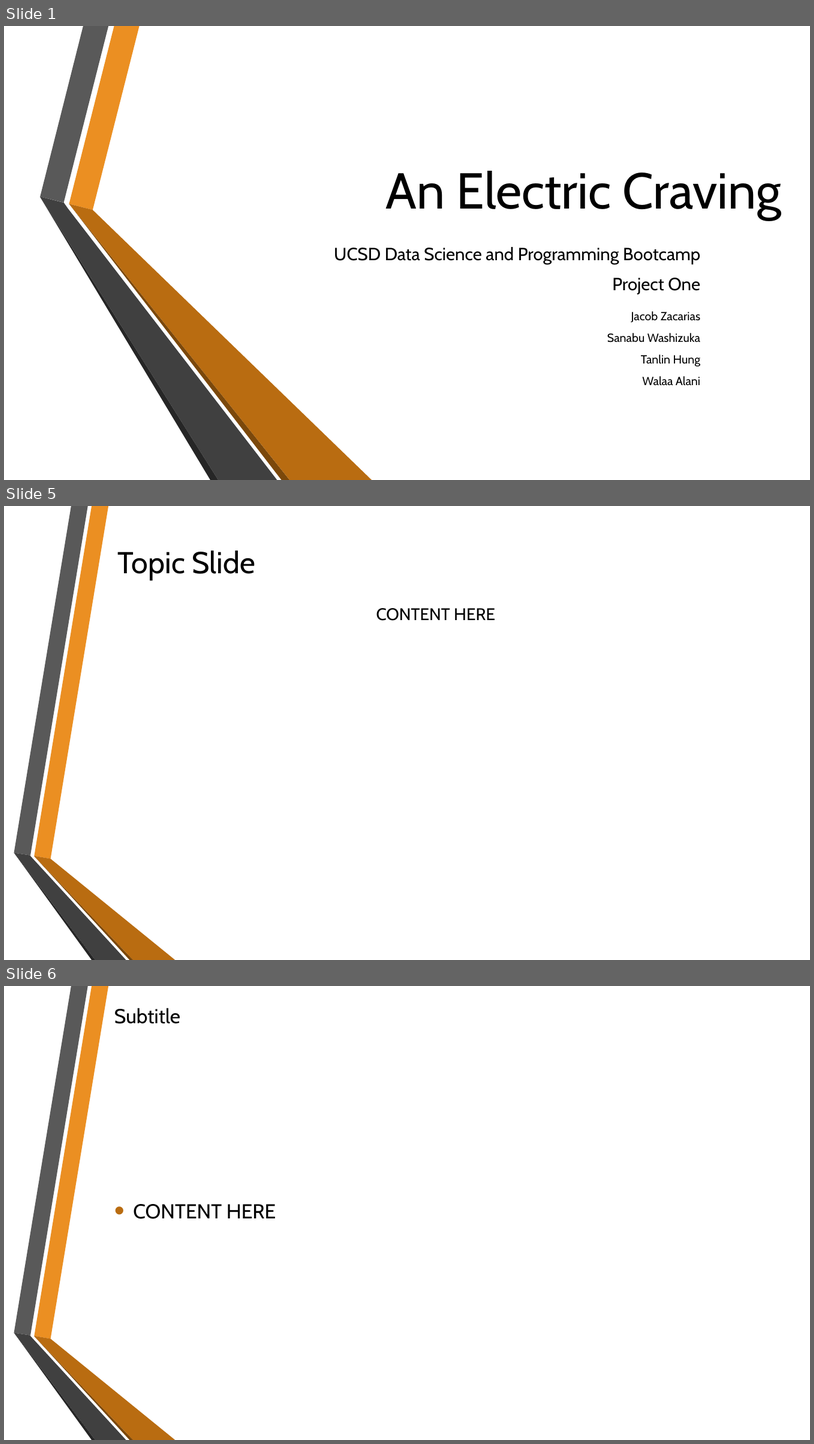
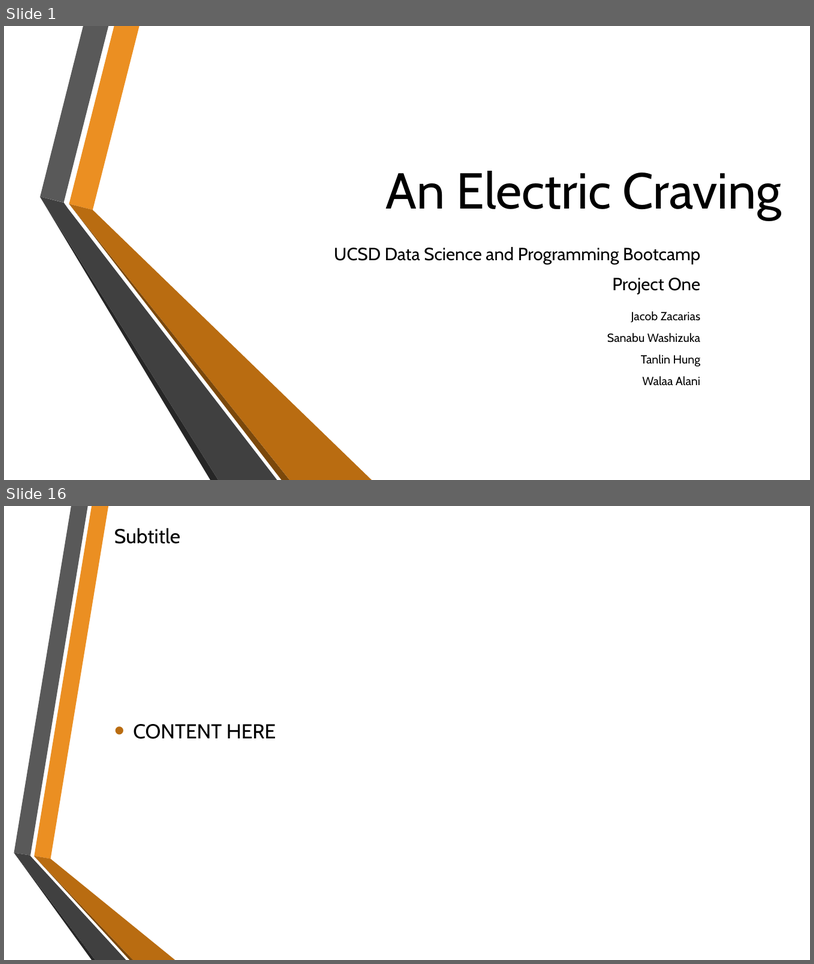
Before and after one commit to SanabuW/project-one, a slide deck: An Electric Craving.pptx. Shown one above the other, each under a label of ours: slides 1, 5 and 6 before the commit, slides 1 and 16 after it; the slides between them are not shown. The pictures are 814x1444 and 814x964 pixels, drawn with LibreOffice and Linux fonts; fonts in the diff are those of the drawing; background and template pictures are left out. Boxes give left, top, right and bottom in pixels: in the first picture for what was removed or moved away, otherwise in the second. Text is boxed around its words. In the diff, an @@ line names an element or a change of style, - is before the commit and + after.

```diff
--- a/An Electric Craving.pptx
+++ b/An Electric Craving.pptx
@@ slide 5 removed at (x1=4, y1=506, x2=810, y2=960), background picture (left out); not listed: 6 template elements that a slide beside it also shows @@
@@ title removed at (x1=118, y1=550, x2=255, y2=580) @@
-Topic Slide
@@ text removed at (x1=377, y1=608, x2=495, y2=621) @@
-CONTENT HERE
@@ what was slide 6 is now slide 16 @@
```
Also in this commit, not shown: 2 slides changed, 12 slides added, 1 other slide removed, 19 other files.
